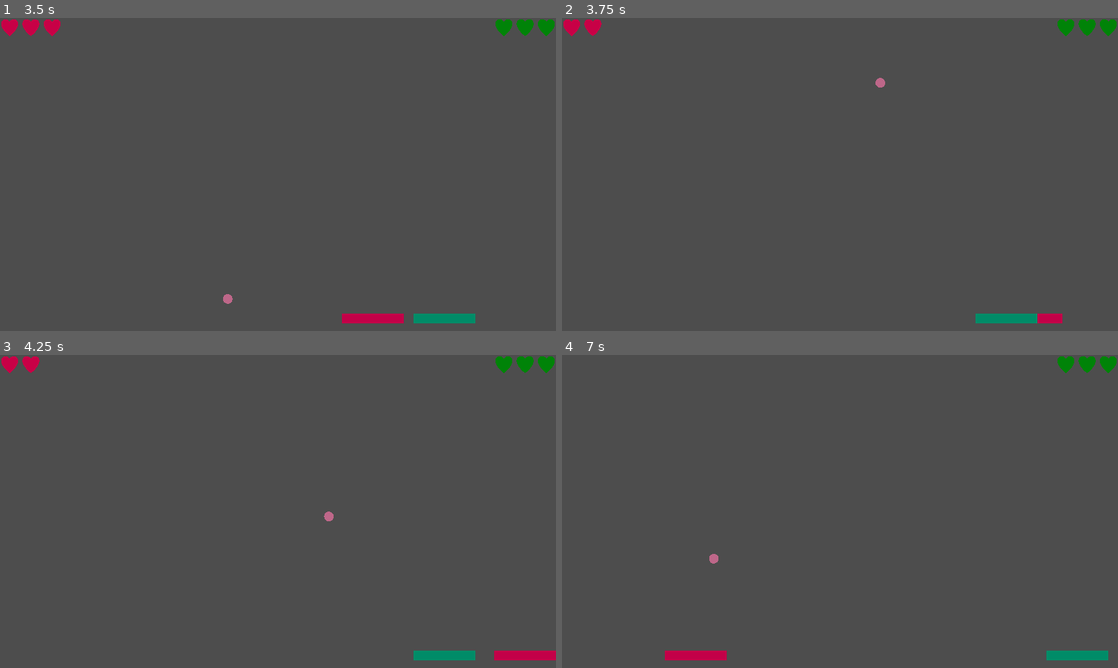
Above: before the commit, frames 1-4 (two rows, left to right).
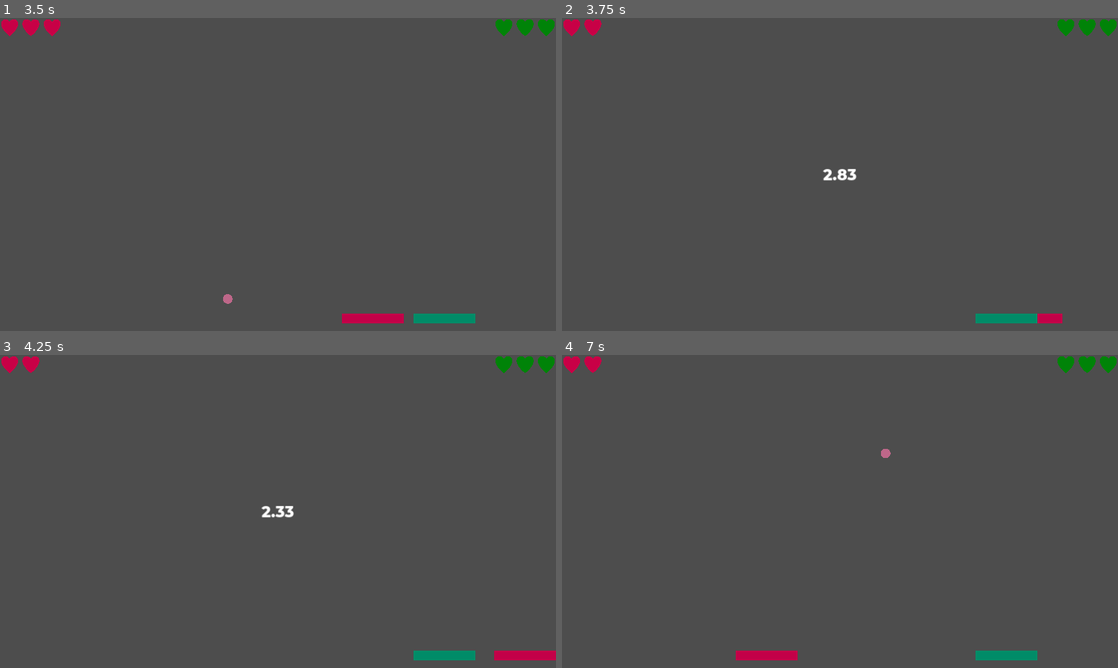
Above: after the commit, the same moments.

Repository: antoniskalou/GravityPong
Game: Godot game, scene res://src/main.tscn
Same seed, same stepped clock (60 frames per second), same inputs: the game is played once before the commit and once after it.
Inputs:
- Up to frame 1 (3.5 s): click "Single Player" at 0.5 s; tap Enter at 1.25 s; hold D (move_right) 1.28-2.03 s; tap Left (move_left_2) at 1.35, 2.85 s; hold A (move_left) 2.03-2.78 s; tap Right (move_right_2) at 2.1 s; hold D (move_right) from 2.78 s (still down)
- Up to frame 2 (3.75 s): keep holding D (move_right); tap Right (move_right_2) at 3.6 s
- Up to frame 3 (4.25 s): keep holding D (move_right)
- Up to frame 4 (7 s): release D (move_right) at 4.28 s; hold A (move_left) 4.28-6.53 s; tap Left (move_left_2) at 4.35, 5.85 s; tap Right (move_right_2) at 5.1, 6.6 s; hold D (move_right) from 6.53 s (still down)

Frame 1 is identical in both runs. In frame 2, 0.2% of the frame differs, in the area x 46-59%, y 19-52%; in frame 3, 0.2%; in frame 4, 1.7%, in the area x 0-99%, y 0-98%.

Commit message:
Add a timeout for spawning a ball

Diff:
--- a/src/hud.gd
+++ b/src/hud.gd
@@ -4,6 +4,14 @@
 signal start_single_player
 signal start_multi_player
 signal restart_game
+
+
+var spawn_timer: Timer
+
+
+func show_timeout(timer: Timer):
+	spawn_timer = timer
+	$Play/SpawnCountdown.show()
 
 
 func main_menu() -> void:
@@ -34,6 +42,15 @@
 	$Play/HealthBar2.lives = lives
 
 
+func _process(delta: float) -> void:
+	# is there a better way to do this? perhaps with await?
+	if spawn_timer:
+		$Play/SpawnCountdown.text = "%.2f" % [spawn_timer.time_left]
+		if spawn_timer.is_stopped():
+			$Play/SpawnCountdown.hide()
+			spawn_timer = null
+
+
 func _on_play_again_pressed() -> void:
 	restart_game.emit()
 
--- a/src/hud.tscn
+++ b/src/hud.tscn
@@ -89,6 +89,7 @@
 Player 2: Left and right arrow"
 
 [node name="GameOver" type="CanvasLayer" parent="."]
+visible = false
 
 [node name="GameOver" type="Label" parent="GameOver"]
 anchors_preset = 8
@@ -170,6 +171,24 @@
 heartTexture = ExtResource("1_4fp27")
 heartColor = Color(0, 0.513726, 0.0313726, 1)
 
+[node name="SpawnCountdown" type="Label" parent="Play"]
+visible = false
+anchors_preset = 8
+anchor_left = 0.5
+anchor_top = 0.5
+anchor_right = 0.5
+anchor_bottom = 0.5
+offset_left = -20.0
+offset_top = -11.5
+offset_right = 20.0
+offset_bottom = 11.5
+grow_horizontal = 2
+grow_vertical = 2
+theme = ExtResource("2_dbnox")
+theme_override_font_sizes/font_size = 32
+text = "3.00"
+horizontal_alignment = 1
+
 [connection signal="pressed" from="MainMenu/Options/SinglePlayer" to="." method="_on_single_player_pressed"]
 [connection signal="pressed" from="MainMenu/Options/MultiPlayer" to="." method="_on_multi_player_pressed"]
 [connection signal="toggled" from="MainMenu/AudioToggle" to="." method="_on_audio_toggled"]
--- a/src/main.gd
+++ b/src/main.gd
@@ -75,7 +75,14 @@
 		game_over()
 	else:
 		$BallSpawner.despawn_all()
-		$BallSpawner.spawn_randomly()
+		spawn_delayed($SpawnTimer)
+
+
+func spawn_delayed(timer: Timer):
+	timer.start()
+	$HUD.show_timeout(timer)
+	await timer.timeout
+	$BallSpawner.spawn_randomly()
 
 
 func _on_hud_restart_game() -> void:
--- a/src/main.tscn
+++ b/src/main.tscn
@@ -62,8 +62,6 @@
 position = Vector2(576, 84.5)
 shape = SubResource("RectangleShape2D_o5lbo")
 
-[node name="SpawnTimer" type="Timer" parent="."]
-
 [node name="Player1" parent="." instance=ExtResource("3_s4rsf")]
 modulate = Color(0.764706, 0, 0.282353, 1)
 position = Vector2(213, 622)
@@ -74,6 +72,10 @@
 position = Vector2(921, 622)
 movement_enabled = false
 
+[node name="SpawnTimer" type="Timer" parent="."]
+wait_time = 3.0
+one_shot = true
+
 [node name="HUD" parent="." instance=ExtResource("4_3i5ar")]
 
 [node name="BackgroundMusic" type="AudioStreamPlayer" parent="."]
Not shown, removed: TODO.txt
Not shown, added: TODO.md
